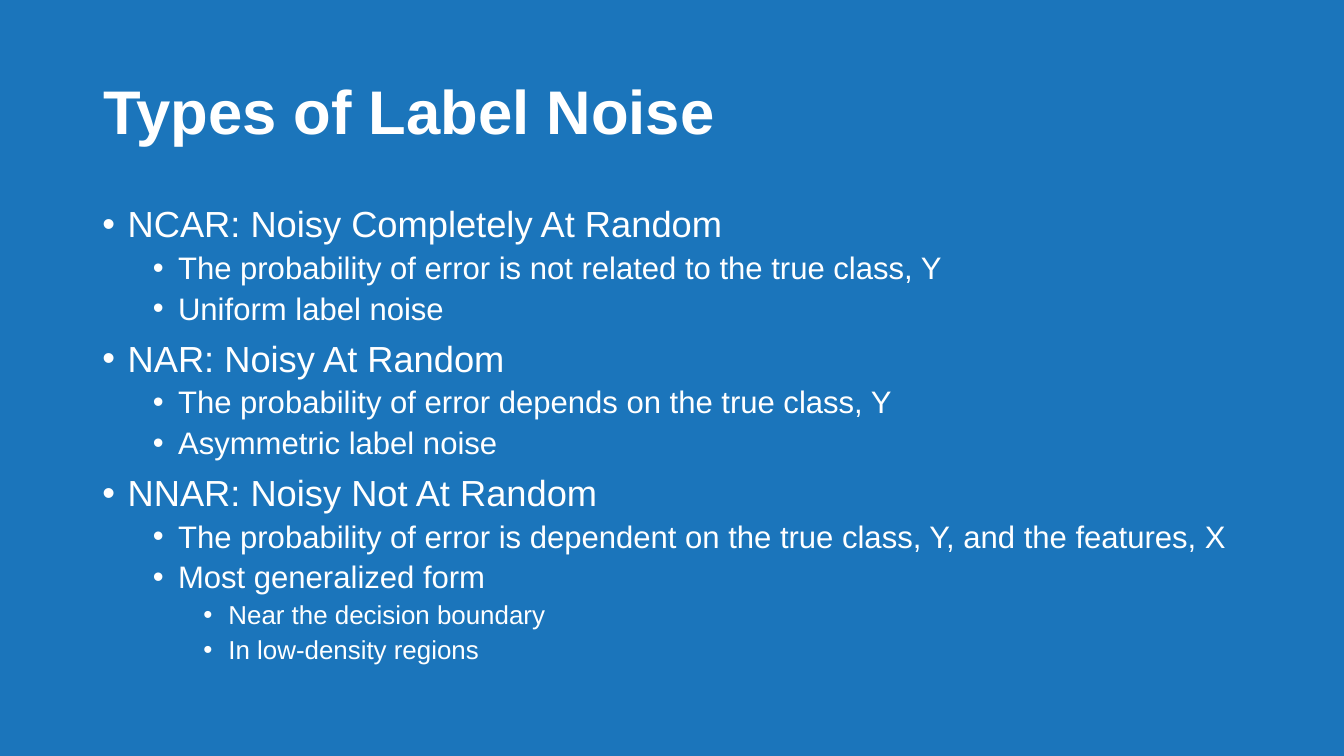
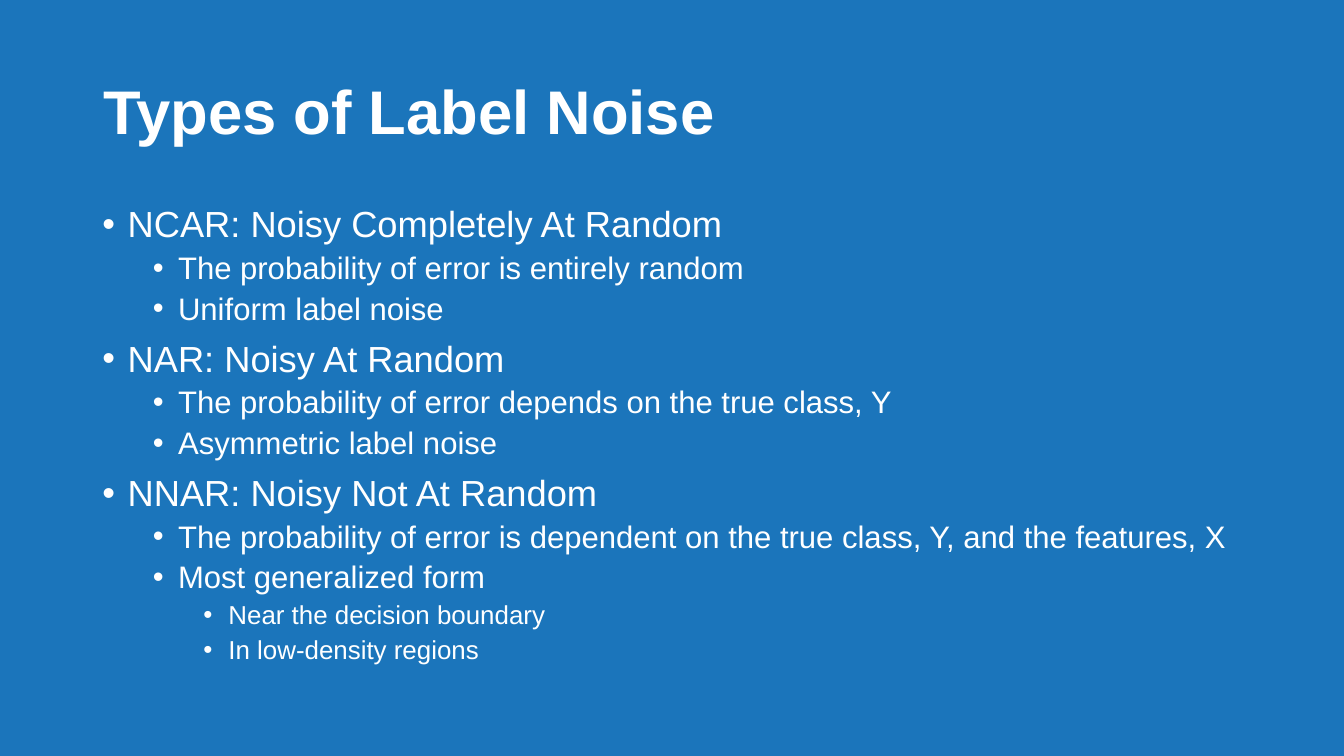
Before and after one commit to jkingphd/label_noise, a slide deck: slide 7 of ntc_analytics_summit_king.pptx (slide 5 before the commit). Drawn at 1344x756 pixels with LibreOffice and Linux fonts; fonts in the diff are those of the drawing. Boxes give left, top, right and bottom in pixels: in the first picture for what was removed or moved away, otherwise in the second. Text is boxed around its words. In the diff, an @@ line names an element or a change of style, - is before the commit and + after.

```diff
--- a/ntc_analytics_summit_king.pptx
+++ b/ntc_analytics_summit_king.pptx
@@ text at (178, 256, 744, 286): text changed @@
-  • The probability of error is not related to the true class, Y
+  • The probability of error is entirely random
```
Also in this commit, not shown: 1 other slide changed, 44 slides added, 4 slides removed, 6 other files.
